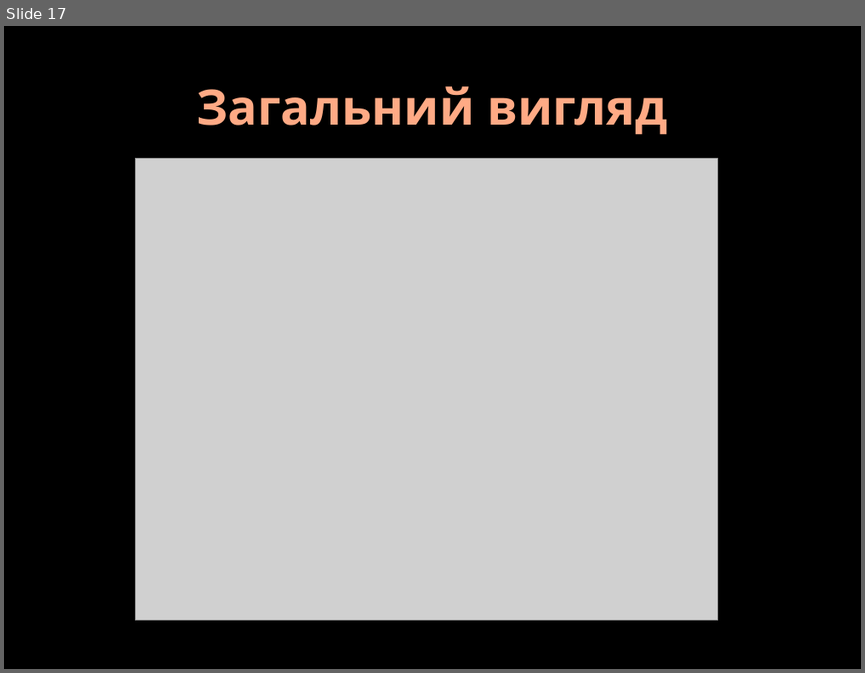
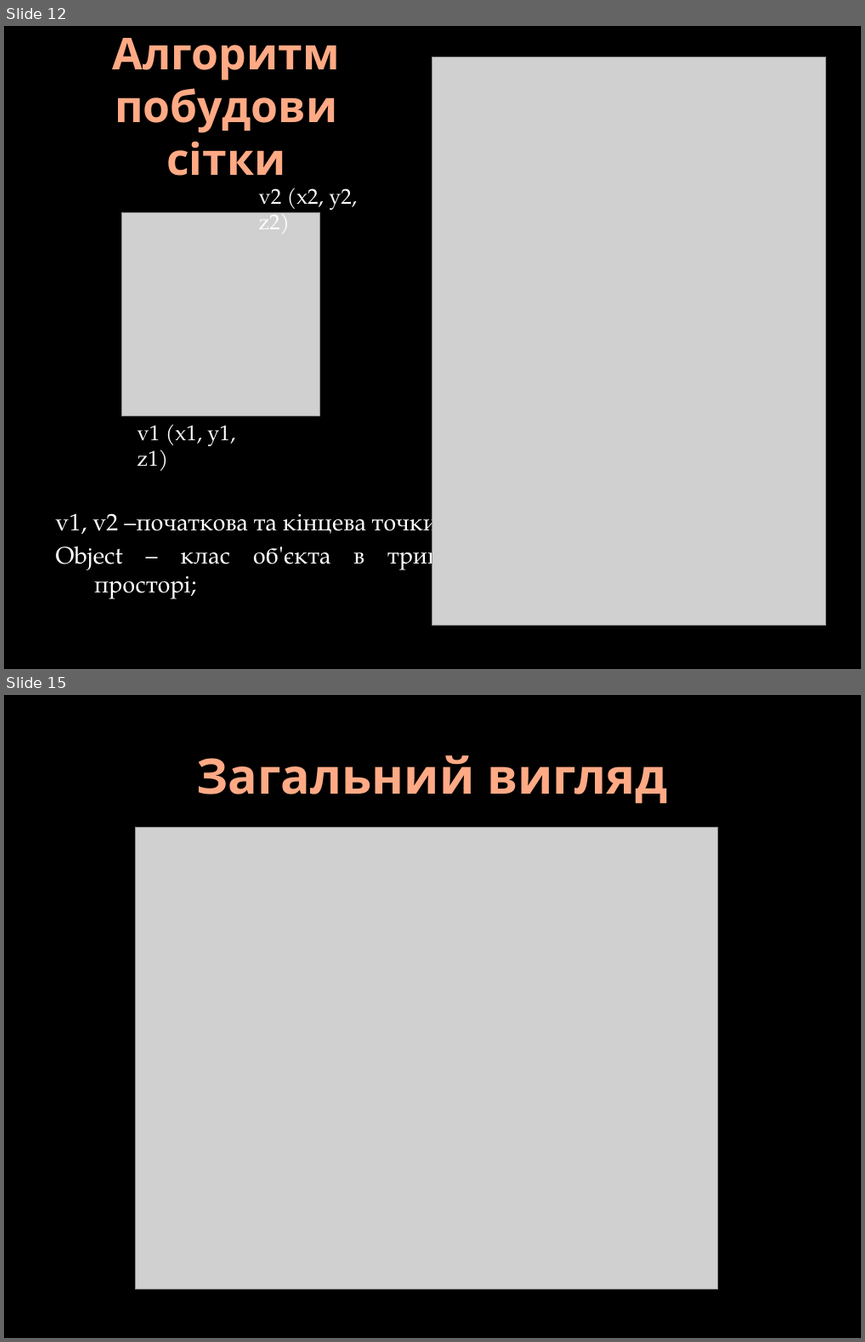
Before and after one commit to DoctorScrept/Temp, a slide deck: Report/DiplomReport.pptx. Shown one above the other, each under a label of ours: slide 17 before the commit, slides 12 and 15 after it; the slides between them are not shown. The pictures are 865x673 and 865x1342 pixels, drawn with LibreOffice and Linux fonts; fonts in the diff are those of the drawing; grey boxes stand for pictures; background and template pictures are left out. Boxes give left, top, right and bottom in pixels: in the first picture for what was removed or moved away, otherwise in the second. Text is boxed around its words. In the diff, an @@ line names an element or a change of style, - is before the commit and + after.

```diff
--- a/Report/DiplomReport.pptx
+++ b/Report/DiplomReport.pptx
@@ slide 12 added at (4,26,861,669), background picture (left out) @@
@@ title added at (113,38,340,176), 36.9 pt, text gradient #FFAA86 to #FF9B6A, bold @@
+Алгоритм побудови сітки
@@ picture added at (432,57,826,624) @@
@@ text added at (259,188,357,232), 18 pt, text #FFFFFF @@
+v2 (x2, y2, z2)
@@ picture added at (122,213,320,417) @@
@@ text added at (137,424,235,471), 18 pt, text #FFFFFF @@
+v1 (x1, y1, z1)
@@ text added at (56,506,545,598), 20 pt, text #FFFFFF @@
+v1, v2 –початкова та кінцева точки;
+Object – клас об'єкта в тривимірному просторі;
@@ what was slide 17 is now slide 15 @@
```
Also in this commit, not shown: 2 slides changed, 4 other slides added, 3 slides removed, 1 other file.
